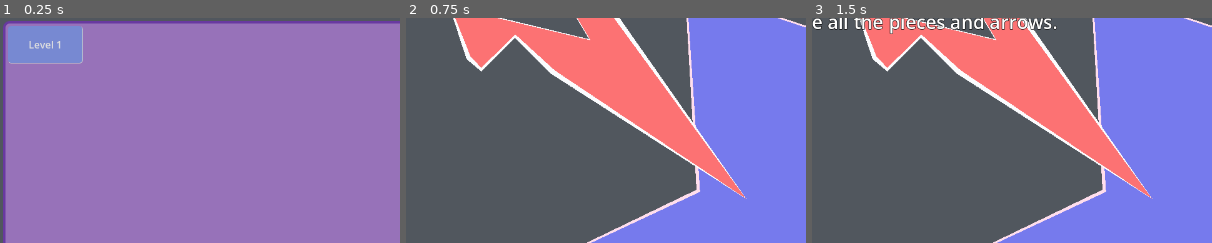
Above: before the commit, frames 1-3 (left to right).
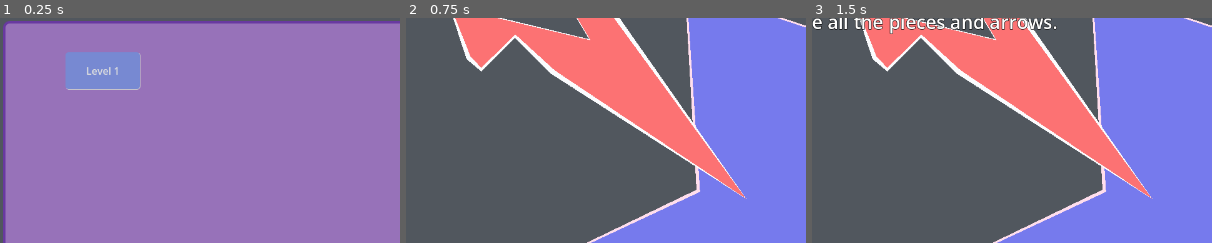
Above: after the commit, the same moments.

Repository: Xiul109/Basic_Principles_of_Autoreplicant_Engineering
Game: Godot game, scene res://main_scene.tscn
Two runs of this game, one before a commit and one after it. Both use one fixed random seed, a clock stepped at 60 frames per second and the inputs below.
Inputs:
- Up to frame 1 (0.25 s): no input
- Up to frame 2 (0.75 s): click "Level 1" at 0.5 s
- Up to frame 3 (1.5 s): click "Play" at 1.25 s
The pictures show only the part of the screen within x 18-68%, y 22-72%; the shares and areas given below are measured in that part.

The runs differ from the first frame. In frame 1, 5.9% of the frame differs, in the area x 2-36%, y 3-32%; in frame 2, nothing differs; in frame 3, nothing differs.

Commit message:
Minor improvements to level selector

Diff:
--- a/UI/level_selector.gd
+++ b/UI/level_selector.gd
@@ -2,7 +2,7 @@
 
 const START_LEVEL_BUTTON = preload("res://UI/StartLevelButton.tscn")
 
-@onready var grid_container = $GridContainer
+@onready var grid_container = %level_container
 
 @export var levels : Array[PackedScene]
 @export var won_color := Color(.3, .8, .4)
--- a/UI/level_selector.tscn
+++ b/UI/level_selector.tscn
@@ -17,6 +17,11 @@
 grow_vertical = 2
 script = ExtResource("1_dxfw8")
 
-[node name="GridContainer" type="GridContainer" parent="."]
+[node name="CenterContainer" type="CenterContainer" parent="."]
+layout_mode = 2
+
+[node name="level_container" type="GridContainer" parent="CenterContainer"]
+unique_name_in_owner = true
+custom_minimum_size = Vector2(600, 300)
 layout_mode = 2
 columns = 5
